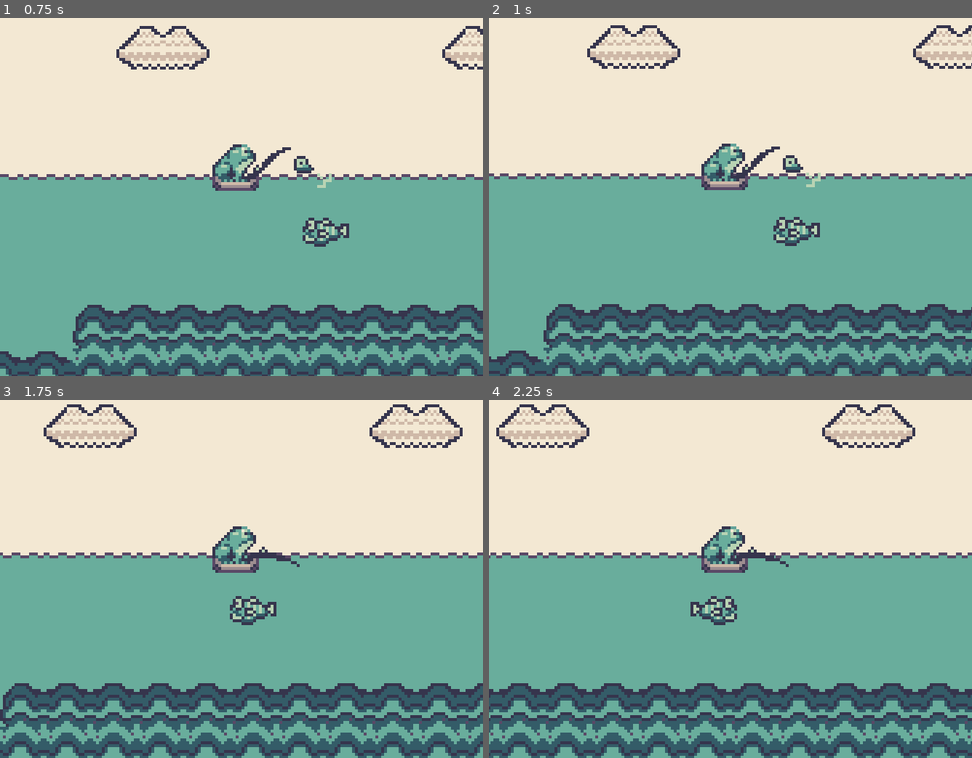
Above: before the commit, frames 1-4 (two rows, left to right).
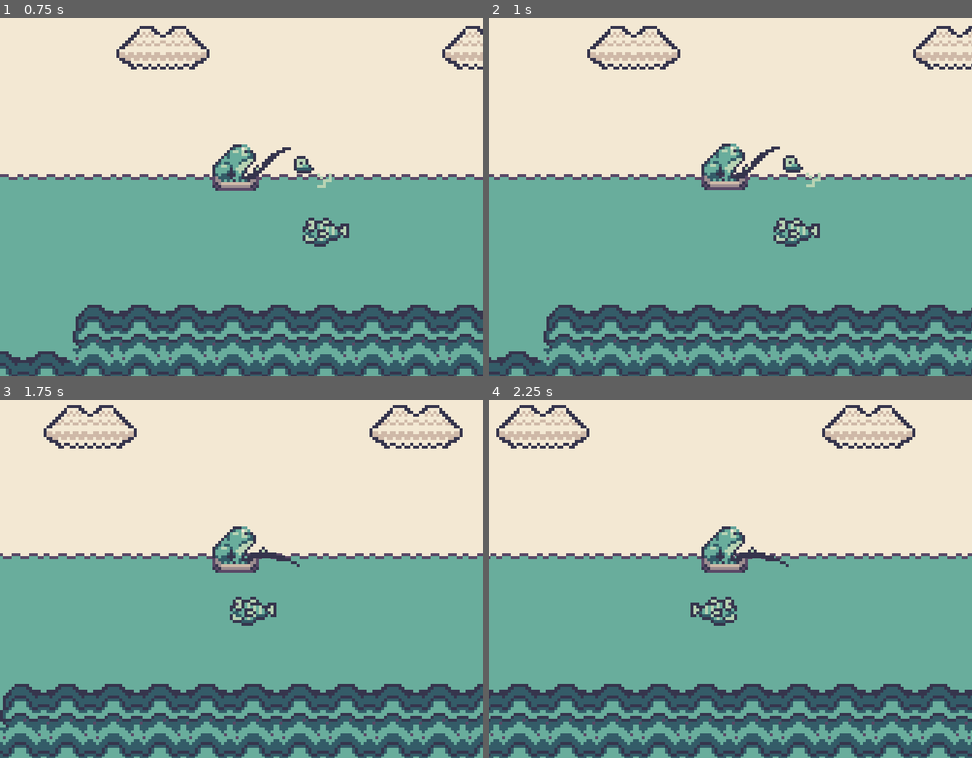
Above: after the commit, the same moments.

Repository: TaraSophieDev/Frog-Adventures-Fishing-Edition-Cancelled
Game: Godot game, scene res://Scenes/World.tscn
The game is run twice, just before and just after one commit, with the same random seed, the same clock (stepped at 60 frames per second) and the same inputs.
Inputs:
- Up to frame 1 (0.75 s): hold D (right) from 0.53 s (still down); tap Z (a_button) at 0.6 s
- Up to frame 2 (1 s): keep holding D (right)
- Up to frame 3 (1.75 s): release D (right) at 1.28 s; hold A (left) from 1.28 s (still down); tap Z (a_button) at 1.35 s
- Up to frame 4 (2.25 s): release A (left) at 2.03 s; hold D (right) from 2.03 s (still down); tap Z (a_button) at 2.1 s

Frame 1 is identical in both runs. In frame 2, 3.1% of the frame differs, in the area x 0-100%, y 2-100%; in frame 3, 3.5%; in frame 4, 3.5%, in the area x 0-100%, y 1-100%.

Commit message:
fixed bait movement

Diff:
--- a/Misc/BaitEntity.gd
+++ b/Misc/BaitEntity.gd
@@ -33,13 +33,14 @@
 
 func move(delta):
 	if Input.is_action_just_pressed("a_button"):
-                #check if x coords is smaller than the frog x coords and otherwise
-		if frogSprite.flip_h == false:
+		#check if x coords is smaller than the frog x coords and otherwise
+		print("player pos: ", player.position.x, " Bait Pos: ", global_position.x)
+		if global_position.x > player.position.x:
 			motion.x = -speed
-		if frogSprite.flip_h == true:
+		if global_position.x < player.position.x:
 			motion.x = speed
-		motion.y -= 40
-		yield(get_tree().create_timer(0.5), "timeout")
+		motion.y -= 50
+		yield(get_tree().create_timer(0.25), "timeout")
 	else:
 		motion.x = 0
 
